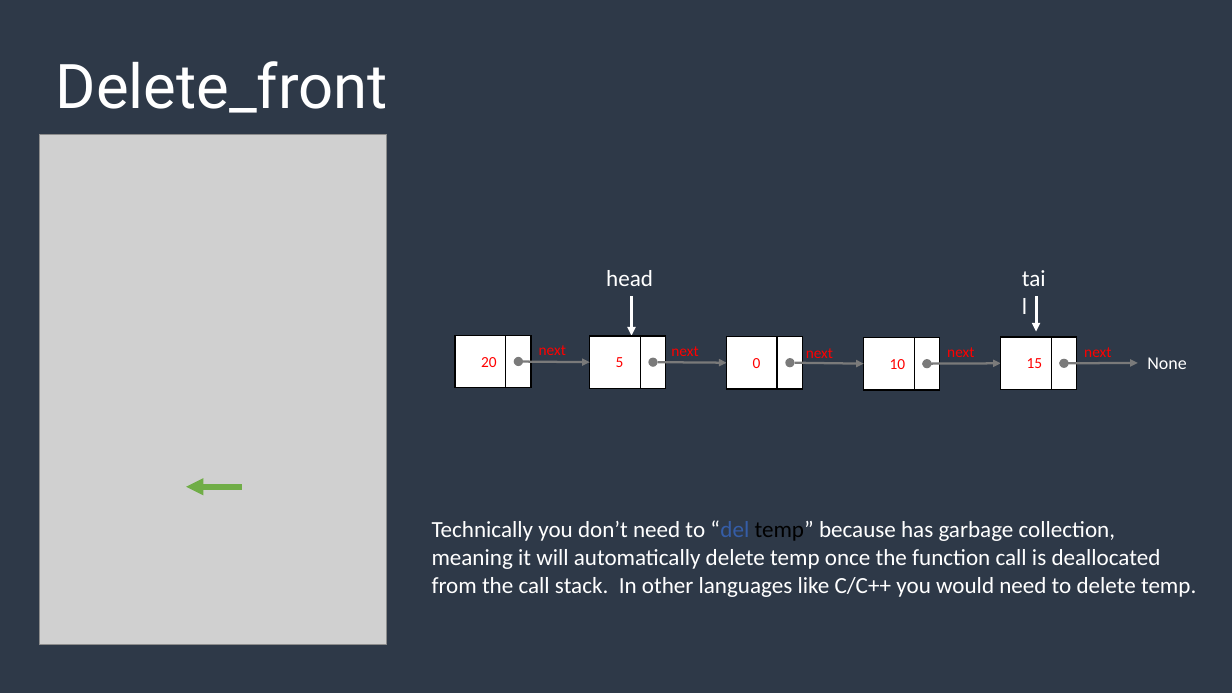
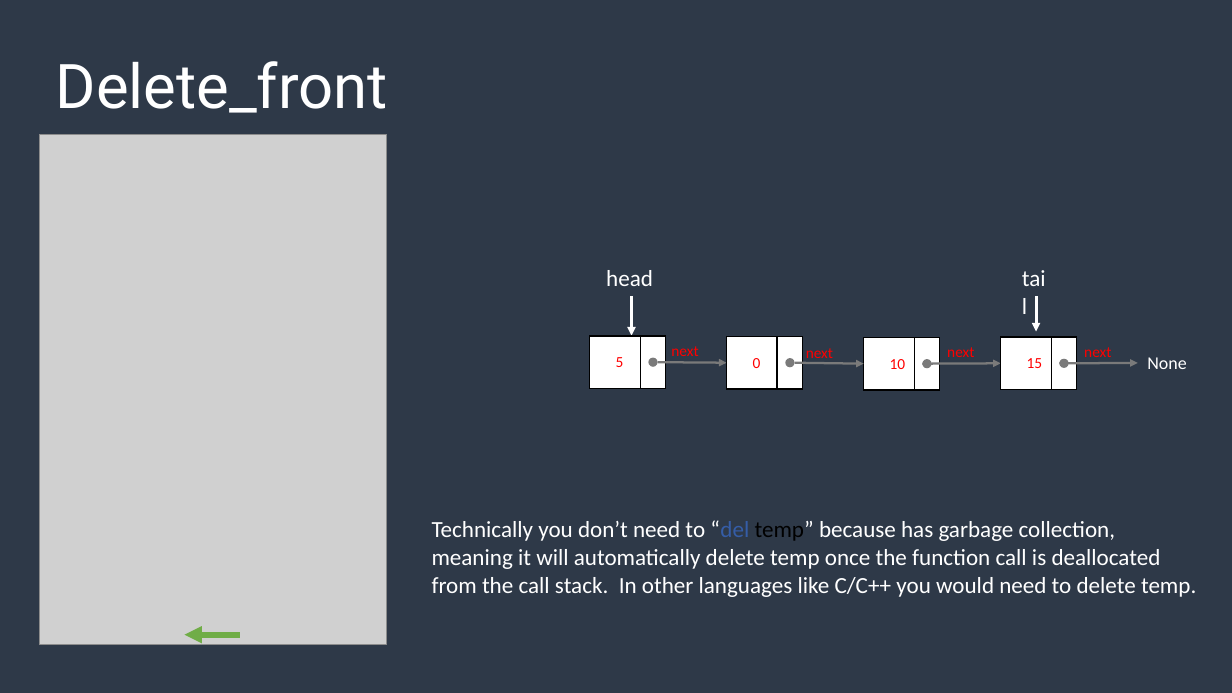
Before and after one commit to echoaj/TCS_PowerPoints, a slide deck: slide 40 of PowerPoints/Linked Lists.pptx (slide 39 before the commit). Drawn at 1232x693 pixels with LibreOffice and Linux fonts; fonts in the diff are those of the drawing; grey boxes stand for pictures. Boxes give left, top, right and bottom in pixels: in the first picture for what was removed or moved away, otherwise in the second. Text is boxed around its words. In the diff, an @@ line names an element or a change of style, - is before the commit and + after.

Commit message:
finished ppt

```diff
--- a/PowerPoints/Linked Lists.pptx
+++ b/PowerPoints/Linked Lists.pptx
@@ rectangle removed at <box>456,335,531,388</box> @@
@@ rectangle removed at <box>456,335,506,388</box> @@
@@ text removed at <box>481,357,497,367</box> @@
-20
@@ ellipse removed at <box>514,357,523,366</box> @@
@@ text removed at <box>539,345,566,355</box> @@
-next
@@ arrow removed from (514, 361) to (590, 362) @@
@@ arrow moved from (241, 487) - (186, 487) to (240, 635) - (185, 635) @@
```
